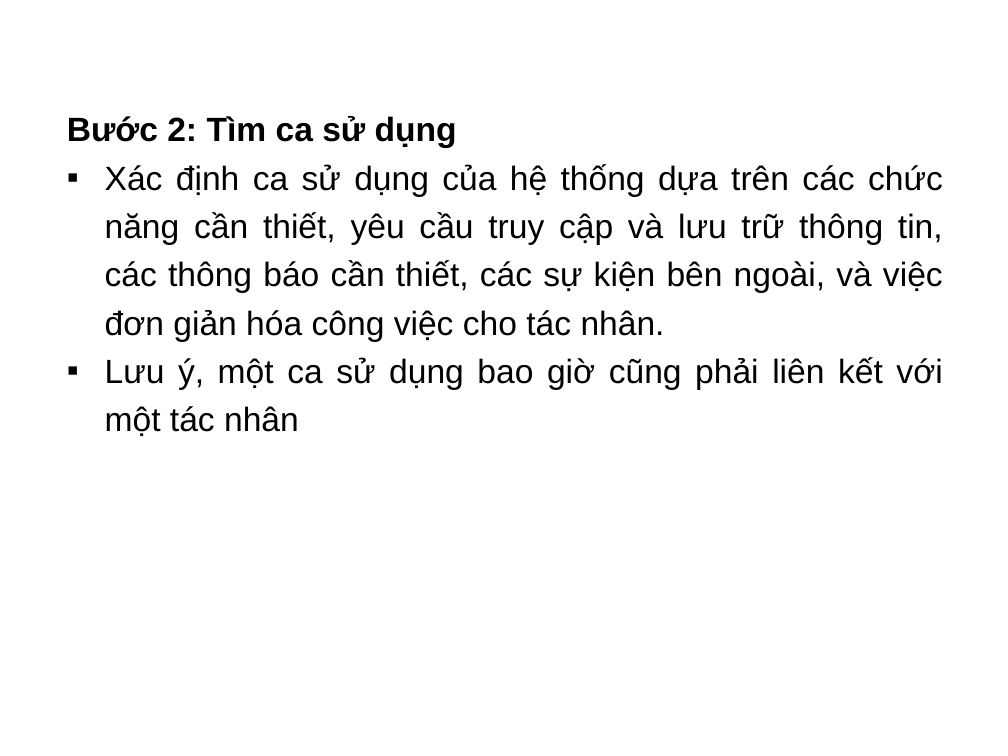
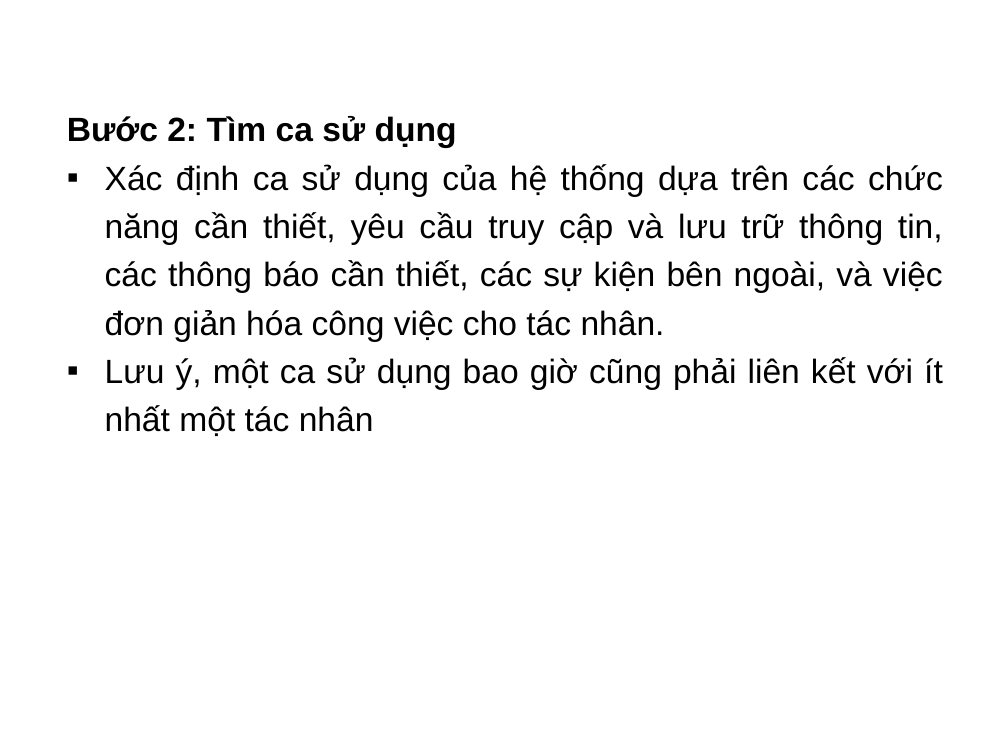
Before and after one commit to HienNguyen482412/UML_Doc, a slide deck: slide 16 of Slide.pptx. Drawn at 1008x756 pixels with LibreOffice and Linux fonts; fonts in the diff are those of the drawing; background and template pictures are left out. Boxes give left, top, right and bottom in pixels: in the first picture for what was removed or moved away, otherwise in the second. Text is boxed around its words. In the diff, an @@ line names an element or a change of style, - is before the commit and + after.

```diff
--- a/Slide.pptx
+++ b/Slide.pptx
@@ text at (105,357,943,436): text changed @@
-▪ Lưu ý, một ca sử dụng bao giờ cũng phải liên kết với một tác nhân
+▪ Lưu ý, một ca sử dụng bao giờ cũng phải liên kết với ít nhất một tác nhân
```
Also in this commit, not shown: 2 other slides changed, 12 other files.
